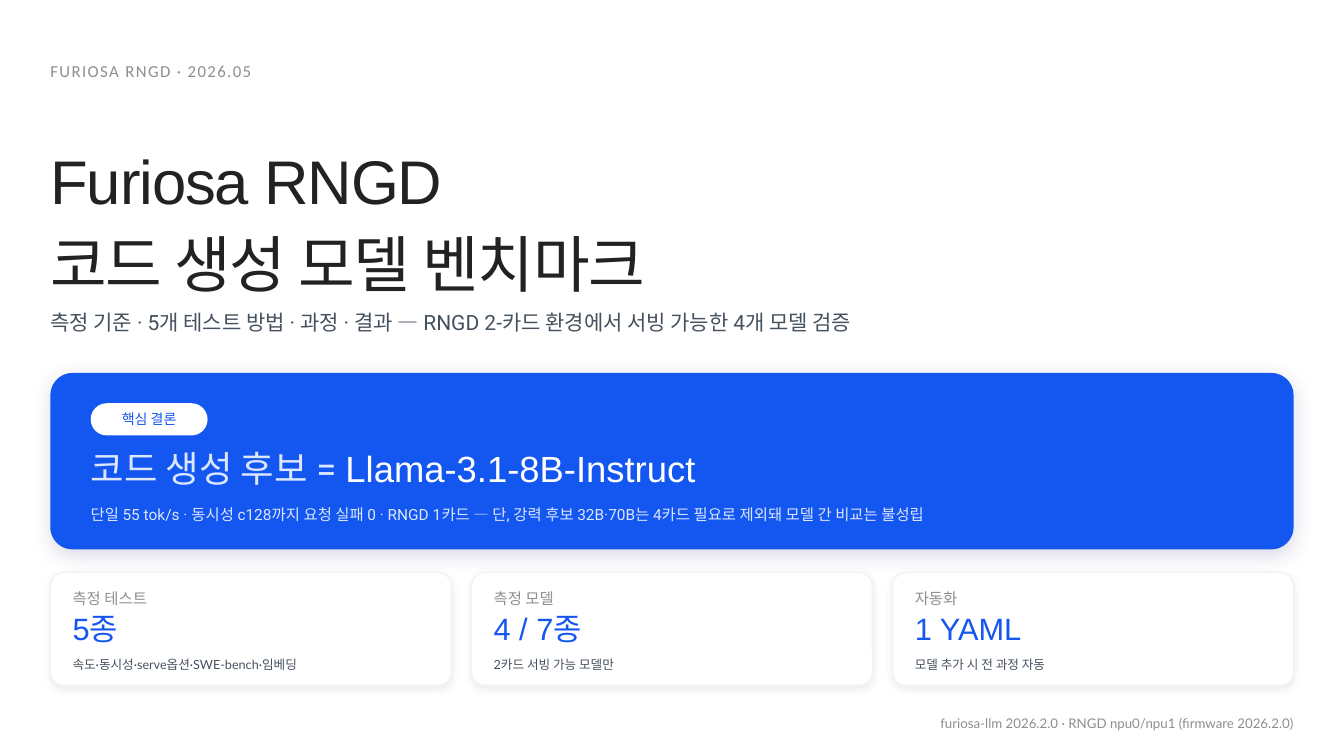
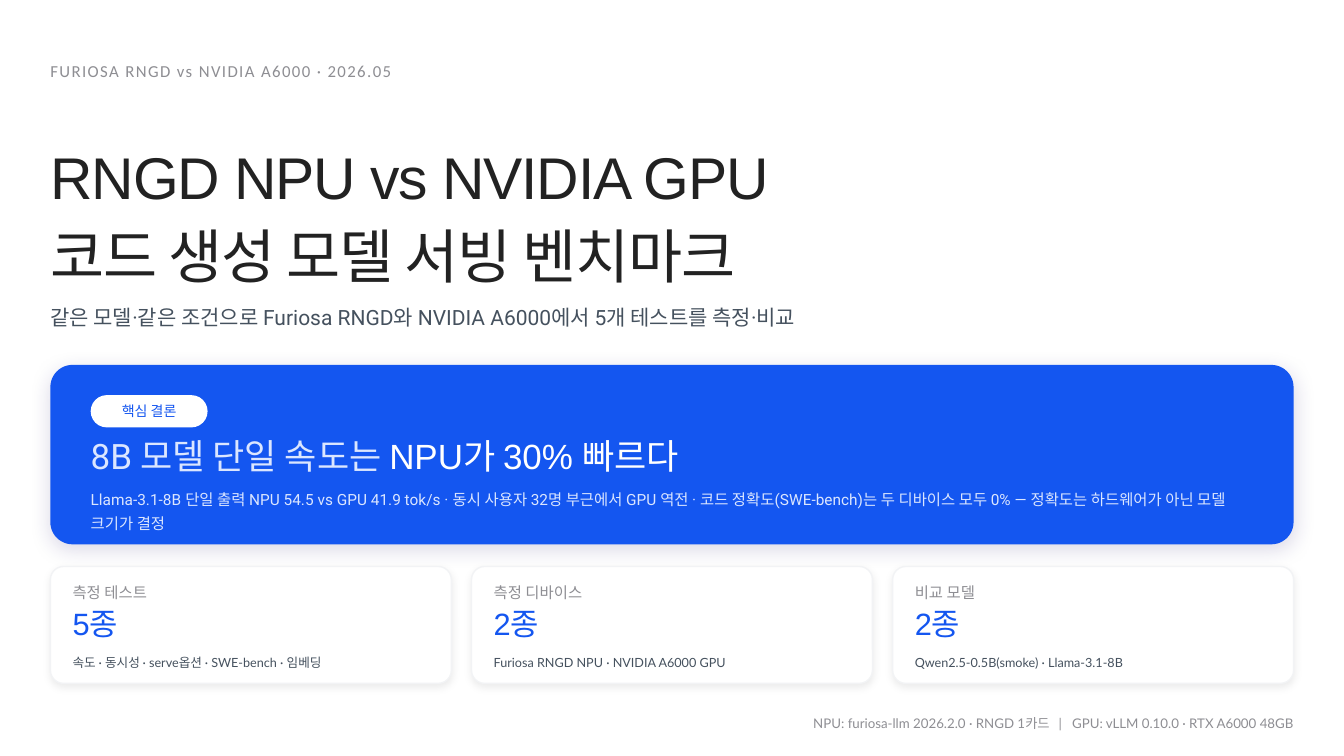
Before and after one commit to hyunjun1234/RNGD-proj, a slide deck: slide 1 of Model_Benchmark/ppt/RNGD_Benchmark.pptx. Drawn at 1344x756 pixels with LibreOffice and Linux fonts; fonts in the diff are those of the drawing. Boxes give left, top, right and bottom in pixels: in the first picture for what was removed or moved away, otherwise in the second. Text is boxed around its words. In the diff, an @@ line names an element or a change of style, - is before the commit and + after.

```diff
--- a/Model_Benchmark/ppt/RNGD_Benchmark.pptx
+++ b/Model_Benchmark/ppt/RNGD_Benchmark.pptx
@@ text at box(50, 66, 391, 77): text changed @@
-FURIOSA RNGD · 2026.05
+FURIOSA RNGD vs NVIDIA A6000 · 2026.05
@@ text at box(50, 158, 768, 283): text changed; size 44 to 42 pt @@
-Furiosa RNGD
-코드 생성 모델 벤치마크
+RNGD NPU vs NVIDIA GPU
+코드 생성 모델 서빙 벤치마크
@@ text at box(50, 307, 795, 327): text changed @@
-측정 기준 · 5개 테스트 방법 · 과정 · 결과 — RNGD 2-카드 환경에서 서빙 가능한 4개 모델 검증
+같은 모델·같은 조건으로 Furiosa RNGD와 NVIDIA A6000에서 5개 테스트를 측정·비교
@@ proportions changed in 4 elements at box(50, 567, 452, 684), box(472, 567, 873, 684), box(893, 567, 1295, 684), box(50, 365, 1294, 544) @@
@@ 2 rounded rectangles, 1 text: place and size @@
-2 rounded rectangles, 1 text at box(50, 373, 1294, 549)
+2 rounded rectangles, 1 text at box(50, 365, 1294, 544)
@@ text at box(91, 440, 679, 472): text changed; size 26 to 25 pt @@
-코드 생성 후보 = Llama-3.1-8B-Instruct
+8B 모델 단일 속도는 NPU가 30% 빠르다
@@ text at box(91, 492, 1225, 530): text changed @@
-단일 55 tok/s · 동시성 c128까지 요청 실패 0 · RNGD 1카드 — 단, 강력 후보 32B·70B는 4카드 필요로 제외돼 모델 간 비교는 불성립
+Llama-3.1-8B 단일 출력 NPU 54.5 vs GPU 41.9 tok/s · 동시 사용자 32명 부근에서 GPU 역전 · 코드 정확도(SWE-bench)는 두 디바이스 모두 0% — 정확도는 하드웨어가 아닌 모델 크기가 결정
@@ rounded rectangle: place and size @@
-rounded rectangle at box(50, 573, 452, 686)
+rounded rectangle at box(50, 567, 452, 684)
@@ rounded rectangle: place and size @@
-rounded rectangle at box(472, 573, 873, 686)
+rounded rectangle at box(472, 567, 873, 684)
@@ rounded rectangle: place and size @@
-rounded rectangle at box(893, 573, 1295, 686)
+rounded rectangle at box(893, 567, 1295, 684)
@@ text "측정 테스트": place and size @@
-text "측정 테스트" at box(73, 591, 147, 605)
+text "측정 테스트" at box(73, 585, 147, 599)
@@ text at box(494, 585, 582, 599): text changed @@
-측정 모델
+측정 디바이스
@@ text at box(915, 585, 975, 599): text changed @@
-자동화
+비교 모델
@@ text "5종": place and size @@
-text "5종" at box(73, 616, 118, 643)
+text "5종" at box(73, 611, 118, 638)
@@ text at box(494, 611, 539, 638): text changed @@
-4 / 7종
+2종
@@ text at box(915, 611, 960, 638): text changed @@
-1 YAML
+2종
@@ text at box(73, 656, 322, 668): spaces changed @@
-속도·동시성·serve옵션·SWE-bench·임베딩
+속도 · 동시성 · serve옵션 · SWE-bench · 임베딩
@@ text at box(494, 658, 726, 667): text changed @@
-2카드 서빙 가능 모델만
+Furiosa RNGD NPU · NVIDIA A6000 GPU
@@ text at box(915, 657, 1123, 669): text changed @@
-모델 추가 시 전 과정 자동
+Qwen2.5-0.5B(smoke) · Llama-3.1-8B
@@ text at box(813, 717, 1294, 729): text changed @@
-furiosa-llm 2026.2.0 · RNGD npu0/npu1 (firmware 2026.2.0)
+NPU: furiosa-llm 2026.2.0 · RNGD 1카드 | GPU: vLLM 0.10.0 · RTX A6000 48GB
```
Also in this commit, not shown: 13 other slides changed, 5 slides added, 4 slides removed, 6 other files.
